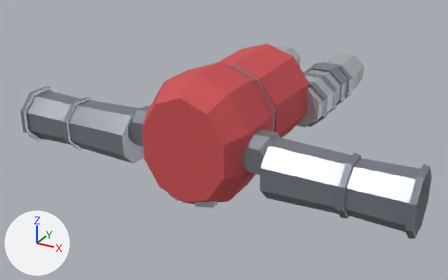
The glTF model client/public/models/armour/armor_brigandine.glb: old version first, new version second.
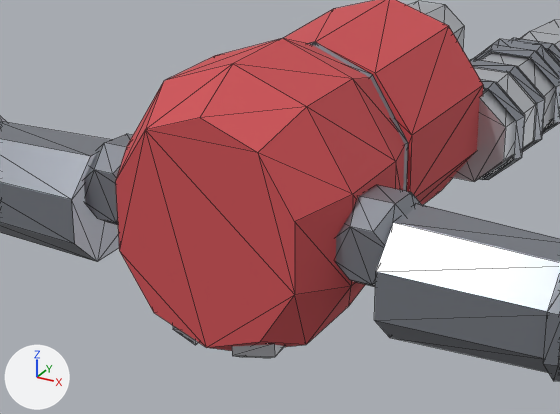
Each version appears first whole from a 50 mm camera at (1.506, -4.364, 1.303) aimed at (-0.149, -1.354, -0.203), and next in a close-up on the part from 20% to 77% of the width and 16% to 83% of the height. Every picture has the same lights, and +X, +Y and +Z are marked at lower left. The older version's two pictures come first. The close-ups show mesh edges as thin lines. Vertices at exactly the same position are counted once.

Script lines for the objects in view, before the commit:
```python
me_lowerlegl_006 = bpy.data.meshes.new('LowerLegL.006')
me_lowerlegl_006.from_pydata(...)  # 48 vertices, 76 faces; spans x 0.088..0.384, y -0.63..-0.26, z -0.133..0.133
# faces by material slot: [44, 32]
me_lowerlegl_006.materials.append(mat_steel)
me_lowerlegl_006.materials.append(mat_darksteel)
me_torso_002 = bpy.data.meshes.new('Torso.002')
me_torso_002.from_pydata(...)  # 333 vertices, 550 faces; spans x -0.298..0.298, y -2.05..-1.495, z -0.331..0.391
# faces by material slot: [76, 418, 56]
me_torso_002.materials.append(mat_red)
me_torso_002.materials.append(mat_darksteel)
me_torso_002.materials.append(mat_steel)
me_upperarml_002 = bpy.data.meshes.new('UpperArmL.002')
me_upperarml_002.from_pydata(...)  # 40 vertices, 72 faces; spans x 0.229..0.8, y -2.001..-1.719, z -0.181..0.125
me_upperarml_002.materials.append(mat_darksteel)
me_upperarmr_002 = bpy.data.meshes.new('UpperArmR.002')
me_upperarmr_002.from_pydata(...)  # 40 vertices, 72 faces; spans x -0.8..-0.229, y -2.001..-1.719, z -0.181..0.125
me_upperarmr_002.materials.append(mat_darksteel)
ob_lowerlegl = bpy.data.objects.new('LowerLegL', me_lowerlegl_006)
ob_lowerlegl.location = (0.0, 0.0, 0.0)
ob_torso = bpy.data.objects.new('Torso', me_torso_002)
ob_torso.location = (0.0, 0.0, 0.0)
ob_upperarml = bpy.data.objects.new('UpperArmL', me_upperarml_002)
ob_upperarml.location = (0.0, 0.0, 0.0)
ob_upperarmr = bpy.data.objects.new('UpperArmR', me_upperarmr_002)
ob_upperarmr.location = (0.0, 0.0, 0.0)
# also in view: 'LowerArmL' at (0.95, -1.86, -0.04); 'UpperLegL' at (0.22, -0.86, 0.0); 'Abdomen' at (0.0, -1.315, 0.06); 'LowerLegR' at (-0.236, -0.445, 0.0)
```
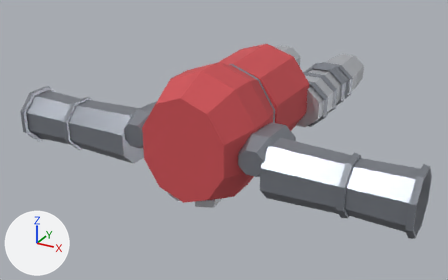
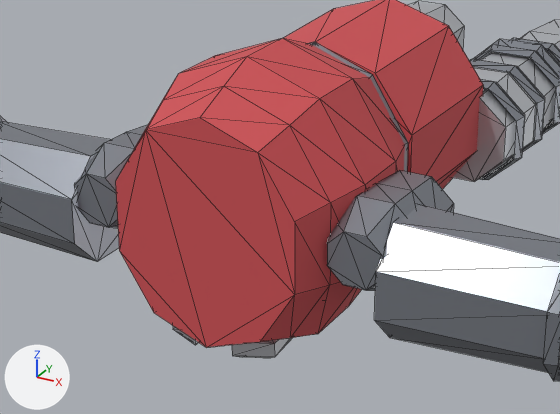
Pixel boxes [x1, y1, x2, y2] of what changed, in the close-ups (560 x 414 px; the box of a moved part takes in the faces that stretch with it):
'UpperArmL', reshaped
    before: [336, 185, 560, 372]
    after: [327, 170, 560, 372]
'UpperArmR', reshaped
    before: [0, 121, 133, 262]
    after: [0, 121, 148, 262]
part 1 of me_torso_002, moved or reshaped
    before: [116, 39, 396, 351]
    after: [145, 39, 396, 342]
part 2 of me_upperarml_002, built on
    before: [336, 185, 421, 287]
    after: [327, 170, 454, 290]
part 3 of me_upperarmr_002, built on
    before: [84, 134, 133, 224]
    after: [74, 124, 148, 228]

The change in detail:
me_torso_002 is used by ob_torso; location (0.0, 0.0, 0.0).
me_torso_002 had 333 vertices, 550 faces and spanned x -0.298..0.298, y -2.05..-1.495, z -0.331..0.391.
me_torso_002 now has 343 vertices, 570 faces and spans x -0.298..0.298, y -2.05..-1.495, z -0.331..0.391.
Part 1, on me_torso_002:
10 vertices are removed from x -0.298..0.298, y -1.91, z -0.331..0.391.
40 faces are deleted.
10 vertices are added at x -0.265..0.265, y -1.95, z -0.291..0.351.
10 new vertices lie (0.0, -0.16, 0.0) away from vertices in x -0.298..0.298, y -1.69, z -0.331..0.391.
60 new faces join them, mat_red.
me_upperarml_002 is used by ob_upperarml; location (0.0, 0.0, 0.0).
me_upperarml_002 had 40 vertices, 72 faces and spanned x 0.229..0.8, y -2.001..-1.719, z -0.181..0.125.
me_upperarml_002 now has 48 vertices, 88 faces and spans x 0.229..0.8, y -2.001..-1.67, z -0.181..0.125.
Part 2, on me_upperarml_002:
6 vertices are removed from x 0.236..0.444, y -1.79, z -0.079..0.119.
20 faces are deleted.
8 vertices in x 0.273..0.407, y -1.95, z -0.043..0.083 move by (0.0, -0.03, 0.0).
2 vertices move from x 0.236..0.444, y -1.79, z -0.021..0.061 to x 0.231..0.449, y -1.79, z -0.023..0.063.
14 vertices are added at x 0.231..0.449, y -1.79..-1.67, z -0.083..0.123.
36 new faces join them.
me_upperarmr_002 is used by ob_upperarmr; location (0.0, 0.0, 0.0).
me_upperarmr_002 had 40 vertices, 72 faces and spanned x -0.8..-0.229, y -2.001..-1.719, z -0.181..0.125.
me_upperarmr_002 now has 48 vertices, 88 faces and spans x -0.8..-0.229, y -2.001..-1.67, z -0.181..0.125.
Part 3, on me_upperarmr_002:
6 vertices are removed from x -0.444..-0.236, y -1.79, z -0.079..0.119.
20 faces are deleted.
8 vertices in x -0.407..-0.273, y -1.95, z -0.043..0.083 move by (0.0, -0.03, 0.0).
2 vertices move from x -0.444..-0.236, y -1.79, z -0.021..0.061 to x -0.449..-0.231, y -1.79, z -0.023..0.063.
14 vertices are added at x -0.449..-0.231, y -1.79..-1.67, z -0.083..0.123.
36 new faces join them.
